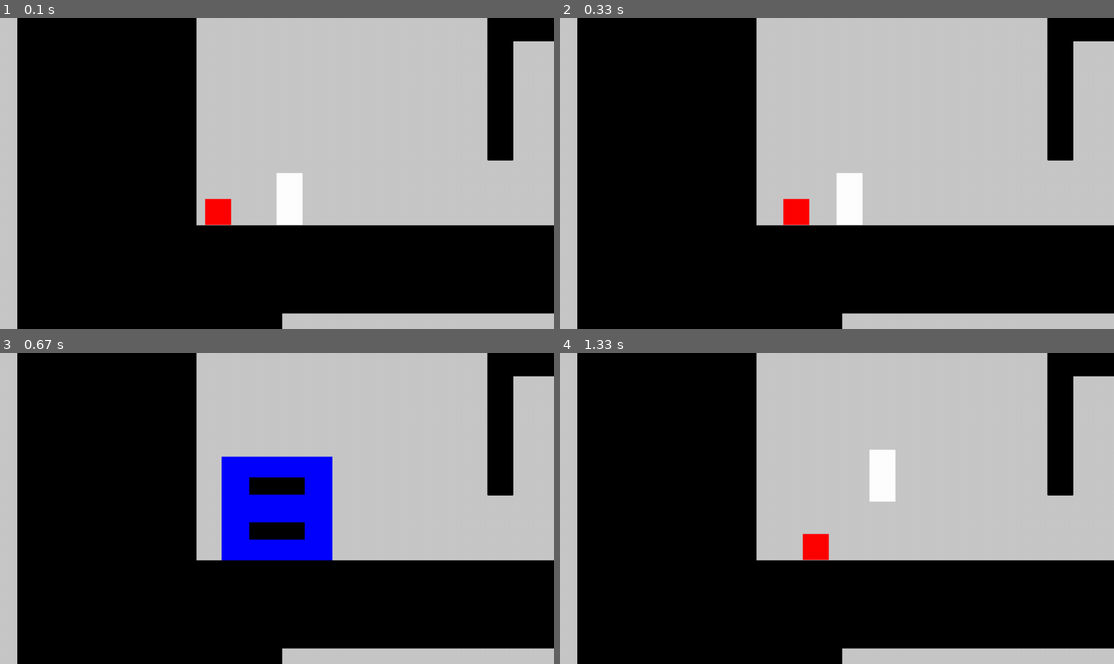
Above: before the commit, frames 1-4 (two rows, left to right).
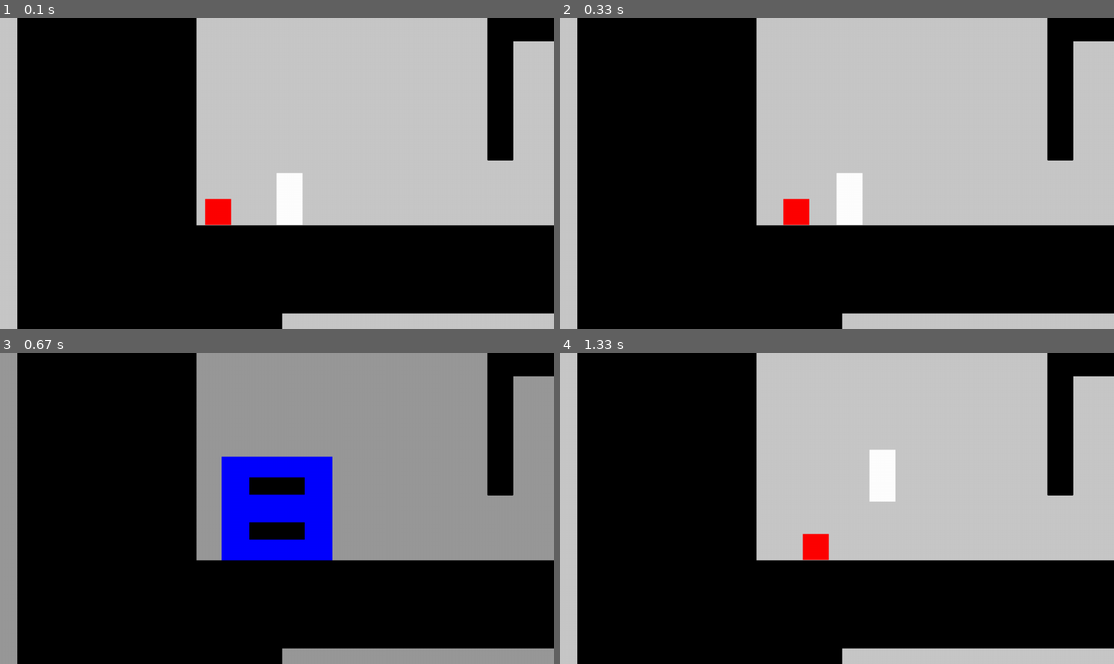
Above: after the commit, the same moments.

Repository: dast3rr/pygameproject_2DPlaformer
Game: pygame game, started from code/main.py
Two runs of this game, one before a commit and one after it. Both use one fixed random seed, a clock stepped at 60 frames per second and the inputs below.
Inputs (mouse positions are in pixels of both pictures, inside the frame that each line leads up to):
- Up to frame 1 (0.1 s): no input
- Up to frame 2 (0.33 s): no input
- Up to frame 3 (0.67 s): tap Esc at 0.33 s
- Up to frame 4 (1.33 s): click (837, 486) at 0.72 s; hold D from 1 s (still down); move the mouse to (837, 530) at 1.03 s; tap Space at 1.07 s

Frames 1-2 are identical in both runs. In frame 3, 39% of the frame differs, in the area x 0-100%, y 0-100%; in frame 4, nothing differs.

Commit message:
затемнение при паузе

Diff:
--- a/code/graphics.py
+++ b/code/graphics.py
@@ -163,8 +163,7 @@
         if self.x < pygame.mouse.get_pos()[0] < self.x + self.width and \
                 self.y < pygame.mouse.get_pos()[1] < self.y + self.height and pygame.mouse.get_pressed()[0] == 1:
             return True
-        else:
-            return False
+        return False
 
 
 def initialization():
--- a/code/main.py
+++ b/code/main.py
@@ -78,6 +78,10 @@
     right = left = 0
 
     paused_menu = InGameMenu()
+
+    smooth_surface = pygame.Surface(size)
+    smooth_surface.set_alpha(60)
+
 
     camera = Camera()
     running = True
@@ -182,14 +186,16 @@
         platforms.update()
 
         character.draw(screen)
-        jump = main_character.update(move_hor, jump, move_speed, fall_speed)
-        enemies.update()
 
         if game_paused:
+            screen.blit(smooth_surface, (0, 0))
             menu.draw(screen)
             InGameMenu.draw_menu_buttons(paused_menu)
             if paused_menu.resume_button.get_pressed():
                 game_paused = False
+        else:
+            jump = main_character.update(move_hor, jump, move_speed, fall_speed)
+            enemies.update()
 
         pygame.display.flip()
         clock.tick(fps)
